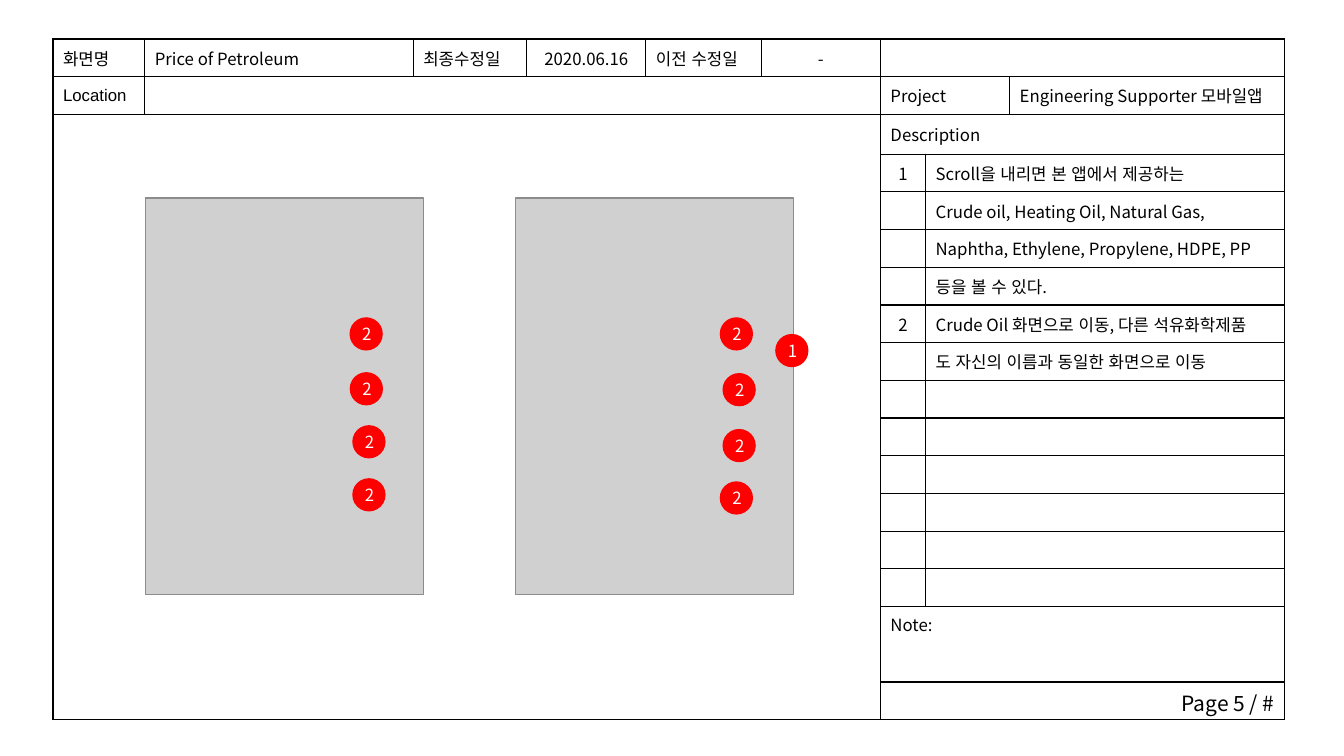
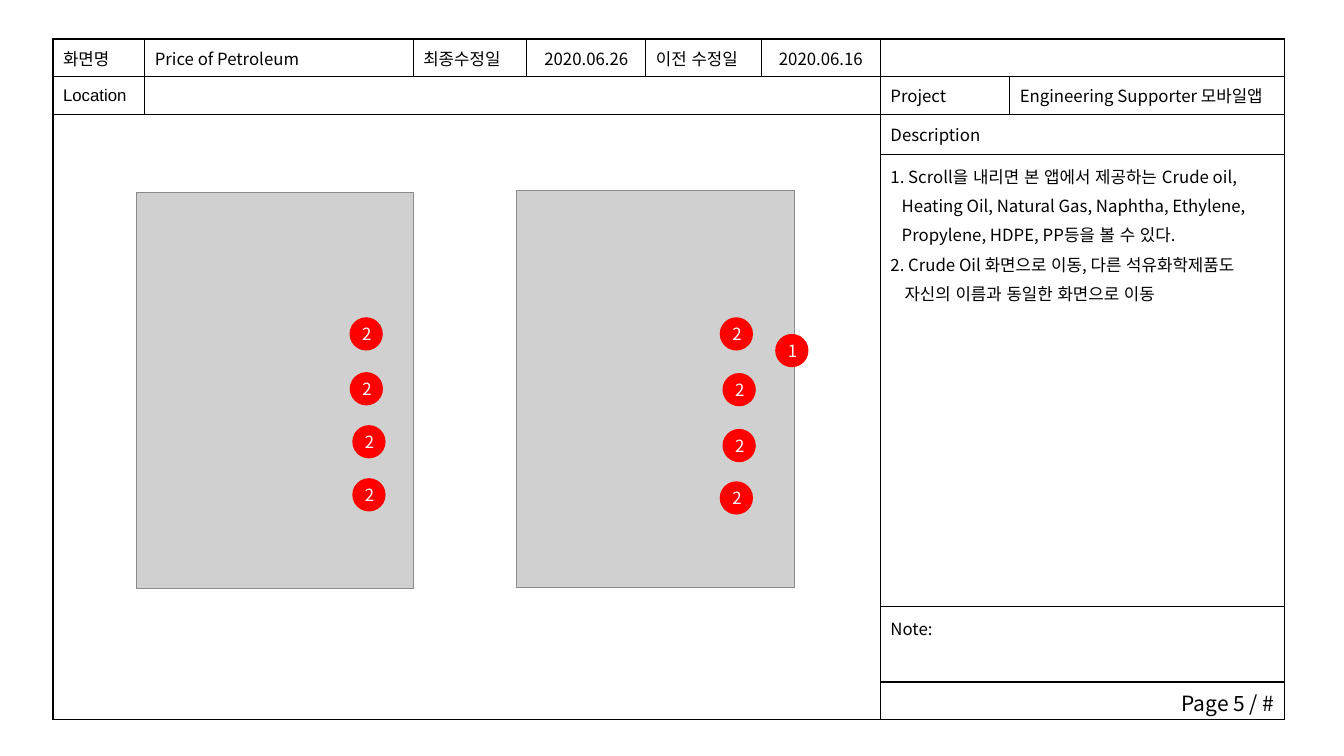
Before and after one commit to woocharle/ict.edu.UI-and-UX, a slide deck: slide 5 of 4.아키텍처설계/스토리보드.pptx. Drawn at 1344x756 pixels with LibreOffice and Linux fonts; fonts in the diff are those of the drawing; grey boxes stand for pictures. Boxes give left, top, right and bottom in pixels: in the first picture for what was removed or moved away, otherwise in the second. Text is boxed around its words. In the diff, an @@ line names an element or a change of style, - is before the commit and + after.

```diff
--- a/4.아키텍처설계/스토리보드.pptx
+++ b/4.아키텍처설계/스토리보드.pptx
@@ table at (53, 39, 1286, 720) @@
-화면명 | Price of Petroleum | 최종수정일 | 2020.06.16 | 이전 수정일 | - |  |  | 
-Location |  |  |  |  |  | Project |  | Engineering Supporter 모바일앱
- |  |  |  |  |  | Description |  | 
- |  |  |  |  |  | 1 | Scroll을 내리면 본 앱에서 제공하는 | 
- |  |  |  |  |  |  | Crude oil, Heating Oil, Natural Gas, | 
- |  |  |  |  |  |  | Naphtha, Ethylene, Propylene, HDPE, PP | 
- |  |  |  |  |  |  | 등을 볼 수 있다. | 
- |  |  |  |  |  | 2 | Crude Oil 화면으로 이동, 다른 석유화학제품 | 
- |  |  |  |  |  |  | 도 자신의 이름과 동일한 화면으로 이동 | 
- |  |  |  |  |  |  |  | 
- |  |  |  |  |  |  |  | 
- |  |  |  |  |  |  |  | 
- |  |  |  |  |  |  |  | 
- |  |  |  |  |  |  |  | 
- |  |  |  |  |  |  |  | 
- |  |  |  |  |  | Note: |  | 
- |  |  |  |  |  | Page 5 / # |  | 
+화면명 | Price of Petroleum | 최종수정일 | 2020.06.26 | 이전 수정일 | 2020.06.16 |  | 
+Location |  |  |  |  |  | Project | Engineering Supporter 모바일앱
+ |  |  |  |  |  | Description | 
+ |  |  |  |  |  | 1. Scroll을 내리면 본 앱에서 제공하는 Crude oil, / Heating Oil, Natural Gas, Naphtha, Ethylene, / Propylene, HDPE, PP등을 볼 수 있다. / 2. Crude Oil 화면으로 이동, 다른 석유화학제품도 / 자신의 이름과 동일한 화면으로 이동 | 
+ |  |  |  |  |  | Note: | 
+ |  |  |  |  |  | Page 5 / # | 
@@ picture: place and size @@
-picture at (145, 198, 423, 595)
+picture at (136, 193, 414, 590)
@@ picture: place and size @@
-picture at (515, 198, 793, 595)
+picture at (517, 191, 796, 588)
```
Also in this commit, not shown: 12 other slides changed, 4 slides added, 21 other files.
